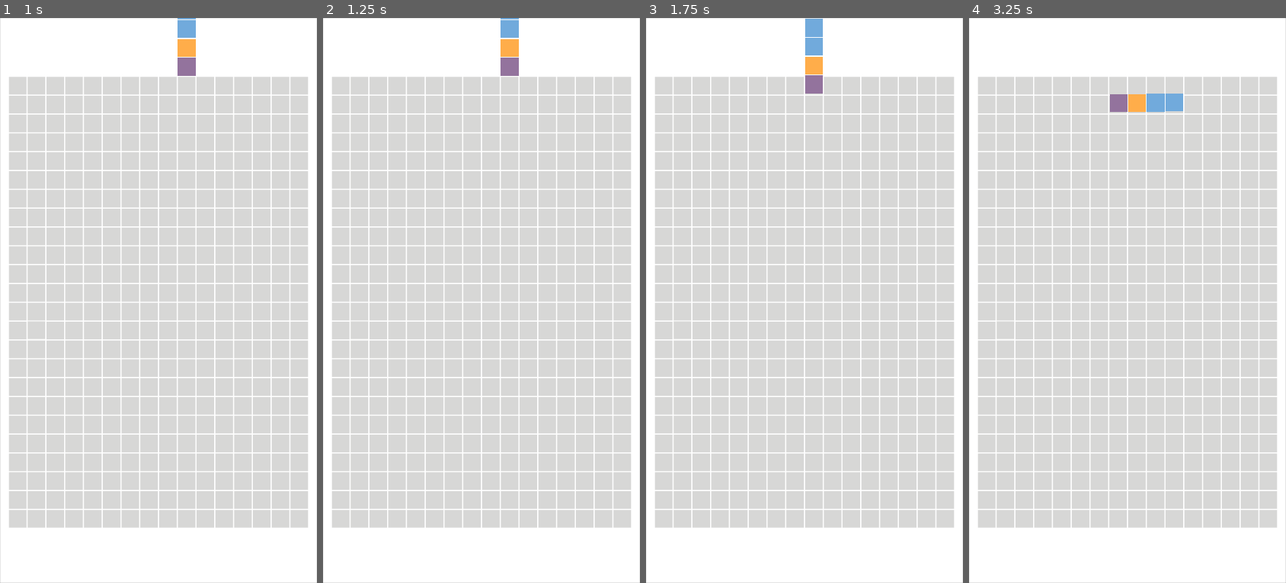
Above: before the commit, frames 1-4 (left to right).
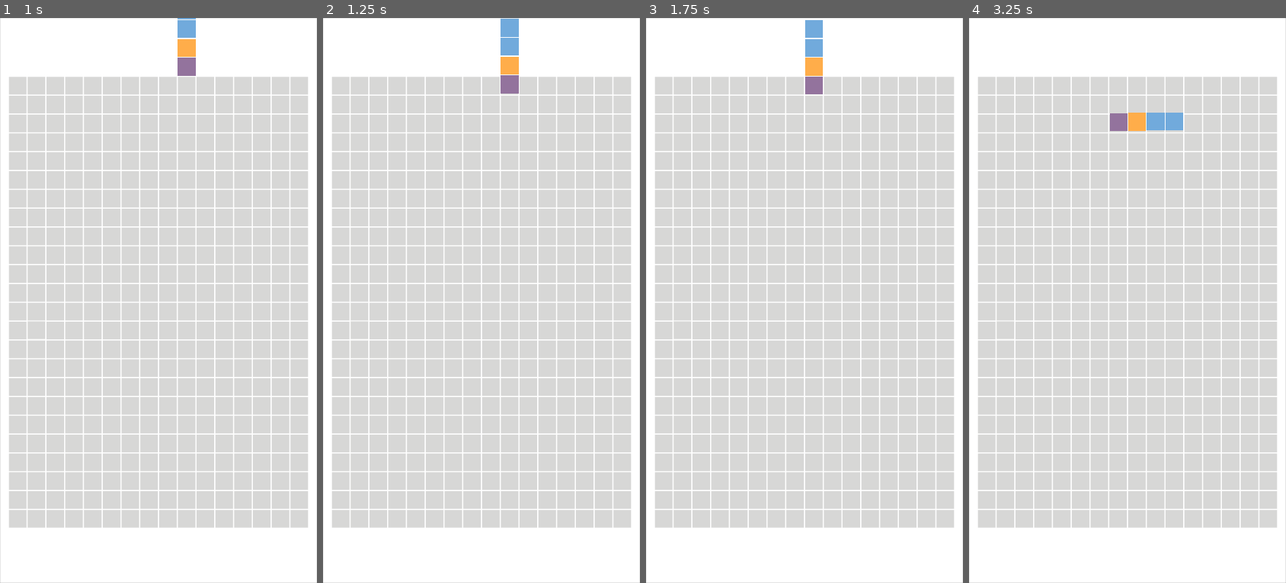
Above: after the commit, the same moments.

Repository: arabbani/tetris-game
Game: Godot game, scene res://scenes/game_window.tscn
The game is run twice, just before and just after one commit, with the same random seed, the same clock (stepped at 60 frames per second) and the same inputs. The project has no main scene, so this scene is started directly.
Inputs (mouse positions are in pixels of both pictures, inside the frame that each line leads up to):
- Up to frame 1 (1 s): tap Enter at 0.5 s; move the mouse to (228, 272) at 0.52 s; hold Right (ui_right) from 0.53 s (still down)
- Up to frame 2 (1.25 s): keep holding Right (ui_right)
- Up to frame 3 (1.75 s): move the mouse to (741, 328) at 1.27 s; release Right (ui_right) at 1.28 s; hold Left (ui_left) from 1.28 s (still down)
- Up to frame 4 (3.25 s): tap Space at 2 s; move the mouse to (1159, 176) at 2.02 s; release Left (ui_left) at 2.03 s; hold Right (ui_right) 2.03-2.78 s; tap Enter at 2.75 s; move the mouse to (1111, 413) at 2.77 s; hold Up (ui_up) from 2.78 s (still down)

Frame 1 is identical in both runs. In frame 2, 0.6% of the frame differs, in the area x 56-62%, y 0-14%; in frame 3, less than 0.1%; in frame 4, 1.4%, in the area x 44-68%, y 13-20%.

Commit message:
spawn unmatched tiles

Diff:
--- a/scenes/game_window.tscn
+++ b/scenes/game_window.tscn
@@ -39,7 +39,7 @@
 [node name="move_down_timer" type="Timer" parent="." index="2"]
 
 process_mode = 1
-wait_time = 1.5
+wait_time = 1.0
 one_shot = false
 autostart = false
 
--- a/scripts/game_grid.gd
+++ b/scripts/game_grid.gd
@@ -41,8 +41,7 @@
 				[1, 1, 0],
 				[0, 0, 0]
 			]
-		],
-		"x_offset": 6
+		]
 	},
 	{
 		"name": "S",
@@ -67,8 +66,7 @@
 				[0, 1, 1],
 				[0, 0, 0]
 			]
-		],
-		"x_offset": 6
+		]
 	},
 	{
 		"name": "J",
@@ -93,8 +91,7 @@
 				[0, 1, 0],
 				[0, 1, 1]
 			]
-		],
-		"x_offset": 6
+		]
 	},
 	{
 		"name": "T",
@@ -119,8 +116,7 @@
 				[1, 1, 1],
 				[0, 1, 0]
 			]
-		],
-		"x_offset": 6
+		]
 	},
 	{
 		"name": "L",
@@ -145,8 +141,7 @@
 				[0, 1, 0],
 				[1, 1, 0]
 			]
-		],
-		"x_offset": 6
+		]
 	},
 	{
 		"name": "I",
@@ -175,8 +170,7 @@
 				[0, 0, 1, 0],
 				[0, 0, 1, 0],
 			]
-		],
-		"x_offset": 6
+		]
 	},
 	{
 		"name": "O",
@@ -205,14 +199,15 @@
 				[0, 1, 1, 0],
 				[0, 0, 0, 0]
 			]
-		],
-		"x_offset": 6
+		]
 	}
 ]
 var grid_tiles = []
 var current_tetromino = null
 enum GameStates { PLAYING, GAME_OVER }
+enum MoveStates { ACTIVE, INACTIVE }
 var game_state
+var movement
 
 func blocker():
 	var tile = available_tiles[0].instance()
@@ -224,6 +219,7 @@
 	randomize()
 	grid_tiles = make_grid_tiles()
 	game_state = GameStates.PLAYING
+	movement = MoveStates.INACTIVE
 	create_new_tetromino()
 	#blocker()
 
@@ -243,11 +239,16 @@
 			for row in positions.size():
 				current_tetromino.tiles[column].append(null)
 				if positions[row]:
+					var loops = 0
 					var random_number = random_number(available_tiles.size())
 					var tile = available_tiles[random_number].instance()
-					current_tetromino.tiles[column][row] = tile
+					while match_at(column, row, tile.color) && loops < 100:
+						random_number = random_number(available_tiles.size())
+						loops += 1
+						tile = available_tiles[random_number].instance()
 					add_child(tile)
 					tile.position = grid_to_pixel(get_x_start(current_tetromino.current_x_offset()), get_y_start(current_tetromino.current_y_offset()), column, row)
+					current_tetromino.tiles[column][row] = tile
 		get_timer().start()
 
 # locks the current tetromino
@@ -262,9 +263,11 @@
 				game_state = GameStates.GAME_OVER
 				break
 			elif column_tiles[row] != null:
-				var pixel_position = grid_to_pixel(get_x_start(current_tetromino.current_x_offset()), get_y_start(current_tetromino.current_y_offset()), column, row)
-				var grid_position = pixel_to_grid(grid_x_start, grid_y_start, pixel_position.x, pixel_position.y)
+				var grid_position = tetromino_to_grid_coordinate(get_x_start(current_tetromino.current_x_offset()), get_y_start(current_tetromino.current_y_offset()), column, row)
 				grid_tiles[grid_position.x][grid_position.y] = column_tiles[row]
+	current_tetromino = null
+	if game_state != GameStates.GAME_OVER:
+		create_new_tetromino()
 
 # move tetromino down
 func move_tetromino_down():
@@ -272,11 +275,9 @@
 		current_tetromino.move_down()
 		move_tetromino()
 	else:
-		get_timer().stop()
+		if !get_timer().is_stopped():
+			get_timer().stop()
 		lock_tetromino()
-		current_tetromino = null
-		if game_state == GameStates.PLAYING:
-			create_new_tetromino()
 
 # move tetromino left
 func move_tetromino_left():
@@ -302,7 +303,6 @@
 			wall_kick = 1
 		else:
 			wall_kick = -1
-	print(wall_kick)
 	if move_allowed(x_start, y_start, rotated_tetromino, Vector2(wall_kick * tile_size , 0)):
 		current_tetromino.rotate(rotated_index)
 		if wall_kick > 0:
@@ -328,24 +328,53 @@
 		var positions = tetromino[column]
 		for row in positions.size():
 			if positions[row]:
-				var pixel_position = grid_to_pixel(tetromino_x, tetromino_y, column, row) + offset
-				var grid_position = pixel_to_grid(grid_x_start, grid_y_start, pixel_position.x, pixel_position.y)
+				var grid_position = tetromino_to_grid_coordinate(tetromino_x, tetromino_y, column, row, offset)
 				if grid_position.x < 0 or grid_position.x >= columns or grid_position.y >= rows:
 					return false
 				if grid_position.y < 0:
 					continue
-				if grid_tiles[grid_position.x][grid_position.y] != null:
+				if !is_tile_null(grid_position.x, grid_position.y):
 					return false
 	return true
+
+# Check whether the tile is a match
+func match_at(column, row, color):
+	if column > 1:
+		if !is_tile_null(column - 1, row) && !is_tile_null(column - 2, row):
+			if grid_tiles[column - 1][row].color == color && grid_tiles[column - 2][row].color == color:
+				return true
+	if row > 1:
+		if !is_tile_null(column, row - 1) && !is_tile_null(column, row - 2):
+			if grid_tiles[column][row - 1].color == color && grid_tiles[column][row - 2].color == color:
+				return true
+	return false
+
+# convert tetromino coordinate to grid coordinate
+func tetromino_to_grid_coordinate(tetromino_x_start, tetromino_y_start, tetromino_column, tetromino_row, offset = Vector2(0, 0)):
+	var pixel_position = grid_to_pixel(tetromino_x_start, tetromino_y_start, tetromino_column, tetromino_row) + offset
+	return pixel_to_grid(grid_x_start, grid_y_start, pixel_position.x, pixel_position.y)
 
 # check whether move button is pressed
 func check_move_input():
 	if Input.is_action_just_pressed("ui_left"):
-		move_tetromino_left()
+		if movement != MoveStates.ACTIVE:
+			movement = MoveStates.ACTIVE
+			move_tetromino_left()
+			movement = MoveStates.INACTIVE
 	elif Input.is_action_just_pressed("ui_right"):
-		move_tetromino_right()
+		if movement != MoveStates.ACTIVE:
+			movement = MoveStates.ACTIVE
+			move_tetromino_right()
+			movement = MoveStates.INACTIVE
 	elif Input.is_action_just_pressed("ui_up"):
-		rotate_tetromino()
+		if movement != MoveStates.ACTIVE:
+			movement = MoveStates.ACTIVE
+			rotate_tetromino()
+			movement = MoveStates.INACTIVE
+
+# check whether tile is null
+func is_tile_null(column, row):
+	return grid_tiles[column][row] == null
 
 # convert grid position to pixel position
 func grid_to_pixel(x_start, y_start, column, row):
@@ -396,6 +425,7 @@
 	var active_tetromino_index = 0
 	var active_tetromino = null
 	var tiles = []
+	var tetromino_x_offset = 6
 	var tetromino_y_offset = {
 		"Z": [-2, -3, -3, -3],
 		"S": [-2, -3, -3, -3],
@@ -443,7 +473,7 @@
 		tiles = array
 
 	func current_x_offset():
-		return tetromino["x_offset"]
+		return tetromino_x_offset
 
 	func current_y_offset():
 		return tetromino["y_offset"][active_tetromino_index]
@@ -453,7 +483,7 @@
 			tetromino["y_offset"][i] += 1
 
 	func move_left():
-		tetromino["x_offset"] -= 1
+		tetromino_x_offset -= 1
 
 	func move_right():
-		tetromino["x_offset"] += 1
+		tetromino_x_offset += 1
